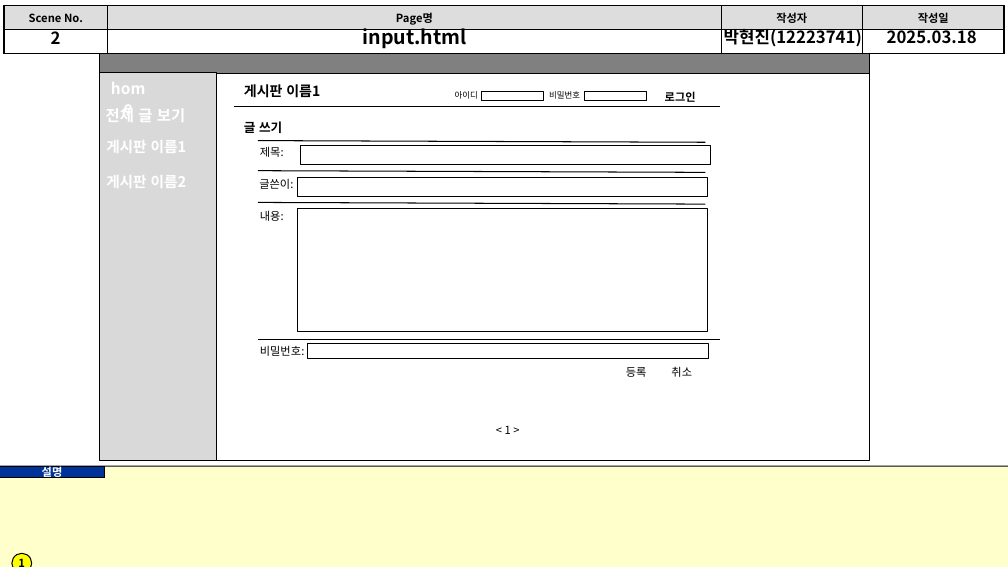
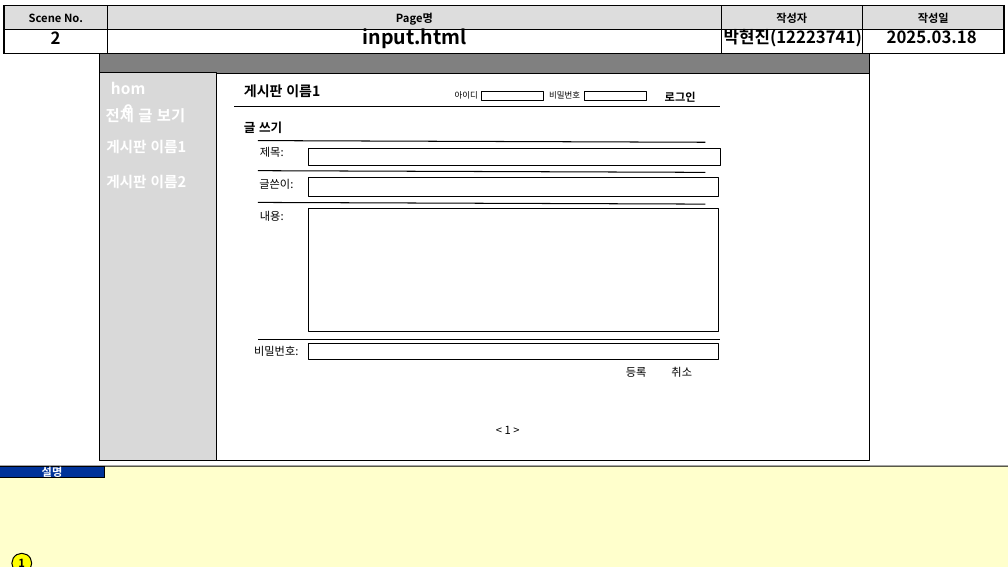
Before and after one commit to hyeon-jin-park/study, a slide deck: slide 3 of work/internet_programing/Test_final/public/인터넷 프로그래밍 스토리보드 과제.pptx. Drawn at 1008x567 pixels with LibreOffice and Linux fonts; fonts in the diff are those of the drawing. Boxes give left, top, right and bottom in pixels: in the first picture for what was removed or moved away, otherwise in the second. Text is boxed around its words. In the diff, an @@ line names an element or a change of style, - is before the commit and + after.

```diff
--- a/work/internet_programing/Test_final/public/인터넷 프로그래밍 스토리보드 과제.pptx
+++ b/work/internet_programing/Test_final/public/인터넷 프로그래밍 스토리보드 과제.pptx
@@ 3 rectangles: place and size @@
-3 rectangles at (297,146,710,331)
+3 rectangles at (308,148,720,331)
@@ text "비밀번호:": place and size @@
-text "비밀번호:" at (260,345,305,356)
+text "비밀번호:" at (254,345,299,356)
@@ rectangle: place and size @@
-rectangle at (308,343,710,359)
+rectangle at (308,343,718,359)
```
Also in this commit, not shown: 2 other slides changed, 2 slides removed.
